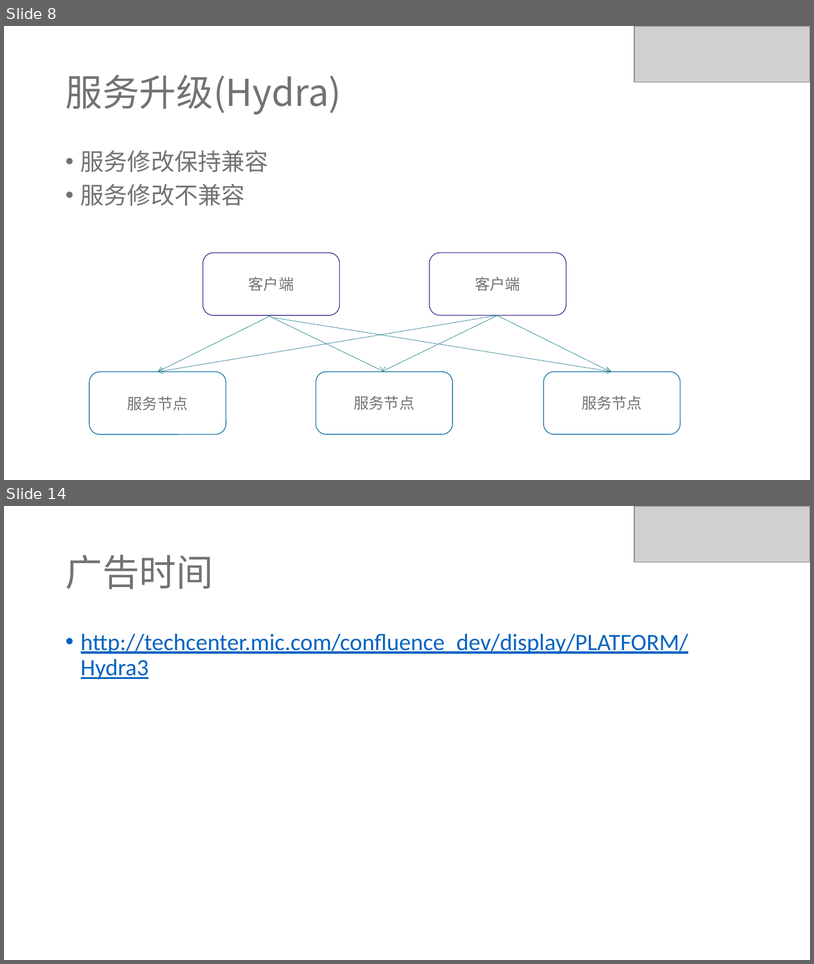
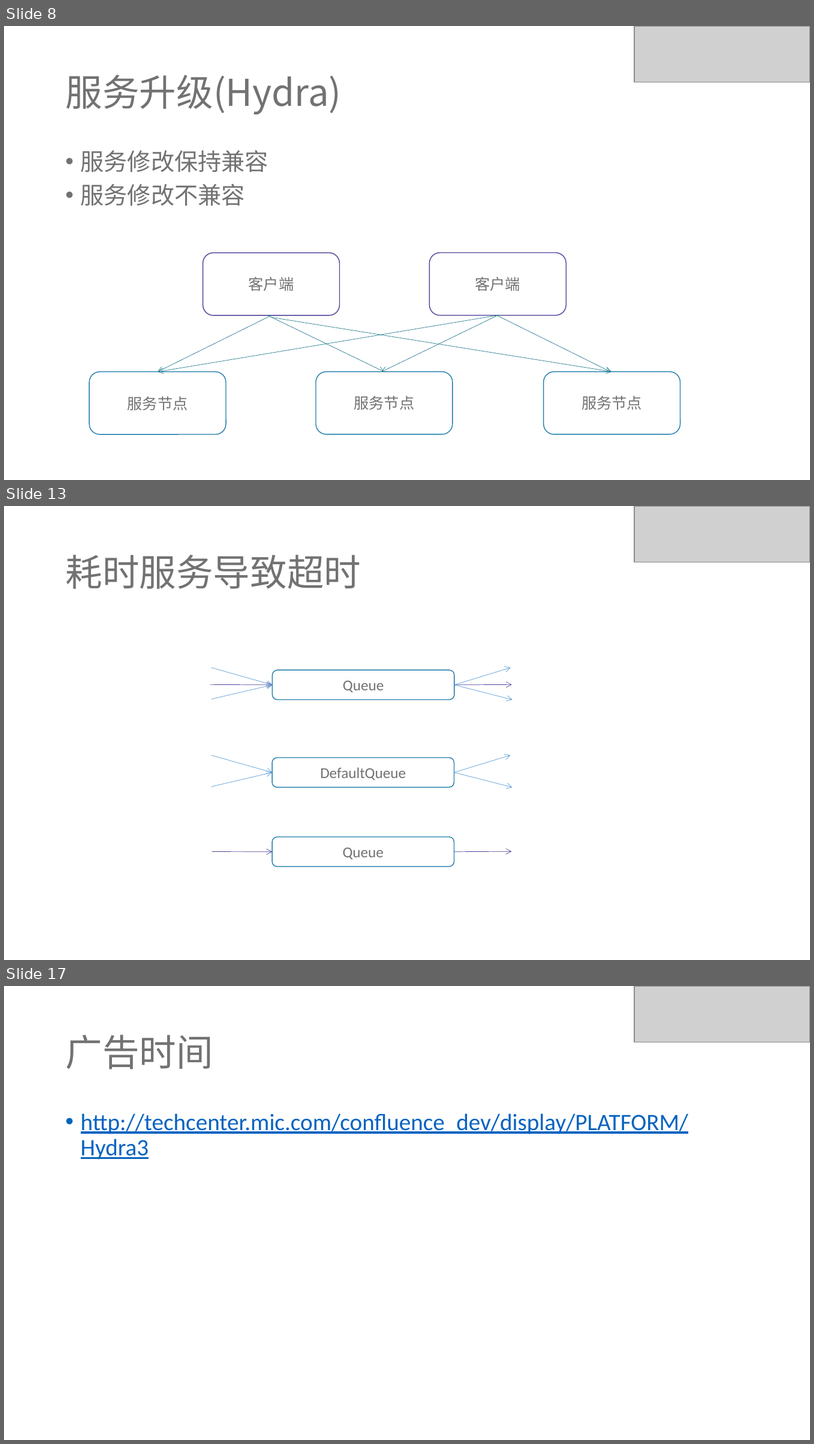
Before and after one commit to ivaneye/ivaneye.github.com, a slide deck: source/ppt/work/焦点服务化框架Hydra的演变-王一帆.pptx. Shown one above the other, each under a label of ours: slides 8 and 14 before the commit, slides 8, 13 and 17 after it; the slides between them are not shown. The pictures are 814x964 and 814x1444 pixels, drawn with LibreOffice and Linux fonts; fonts in the diff are those of the drawing; grey boxes stand for pictures. Boxes give left, top, right and bottom in pixels: in the first picture for what was removed or moved away, otherwise in the second. Text is boxed around its words. In the diff, an @@ line names an element or a change of style, - is before the commit and + after.

```diff
--- a/source/ppt/work/焦点服务化框架Hydra的演变-王一帆.pptx
+++ b/source/ppt/work/焦点服务化框架Hydra的演变-王一帆.pptx
@@ slide 13 added at (4, 506, 810, 960), background #FFFFFF @@
@@ picture added at (635, 506, 810, 562) @@
@@ title added at (65, 555, 361, 589), 44 pt, text #727272 @@
+耗时服务导致超时
@@ arrow added from (212, 667) to (273, 685), #5B9BD5 0.5 pt @@
@@ arrow added from (455, 685) to (511, 667), #5B9BD5 0.5 pt @@
@@ arrow added from (210, 684) to (273, 685), #4C4398 0.5 pt @@
@@ arrow added from (212, 699) to (273, 685), #5B9BD5 0.5 pt @@
@@ rounded rectangle added at (273, 670, 455, 700), outline #247FAC 1 pt, 18 pt, text #727272 @@
+Queue
@@ arrow added from (455, 685) to (512, 684), #4C4398 0.5 pt @@
@@ arrow added from (455, 685) to (513, 700), #5B9BD5 0.5 pt @@
@@ arrow added from (212, 755) to (273, 772), #5B9BD5 0.5 pt @@
@@ rounded rectangle added at (273, 757, 455, 787), outline #247FAC 1 pt, 18 pt, text #727272 @@
+DefaultQueue
@@ arrow added from (455, 772) to (511, 755), #5B9BD5 0.5 pt @@
@@ arrow added from (212, 787) to (273, 772), #5B9BD5 0.5 pt @@
@@ arrow added from (455, 772) to (513, 787), #5B9BD5 0.5 pt @@
@@ rounded rectangle added at (273, 837, 455, 867), outline #247FAC 1 pt, 18 pt, text #727272 @@
+Queue
@@ arrow added from (212, 852) to (273, 852), #4C4398 0.5 pt @@
@@ arrow added from (455, 852) to (512, 852), #4C4398 0.5 pt @@
@@ what was slide 14 is now slide 17 @@
```
Also in this commit, not shown: 1 slide changed, 6 other slides added, 4 slides removed, 3 other files.
